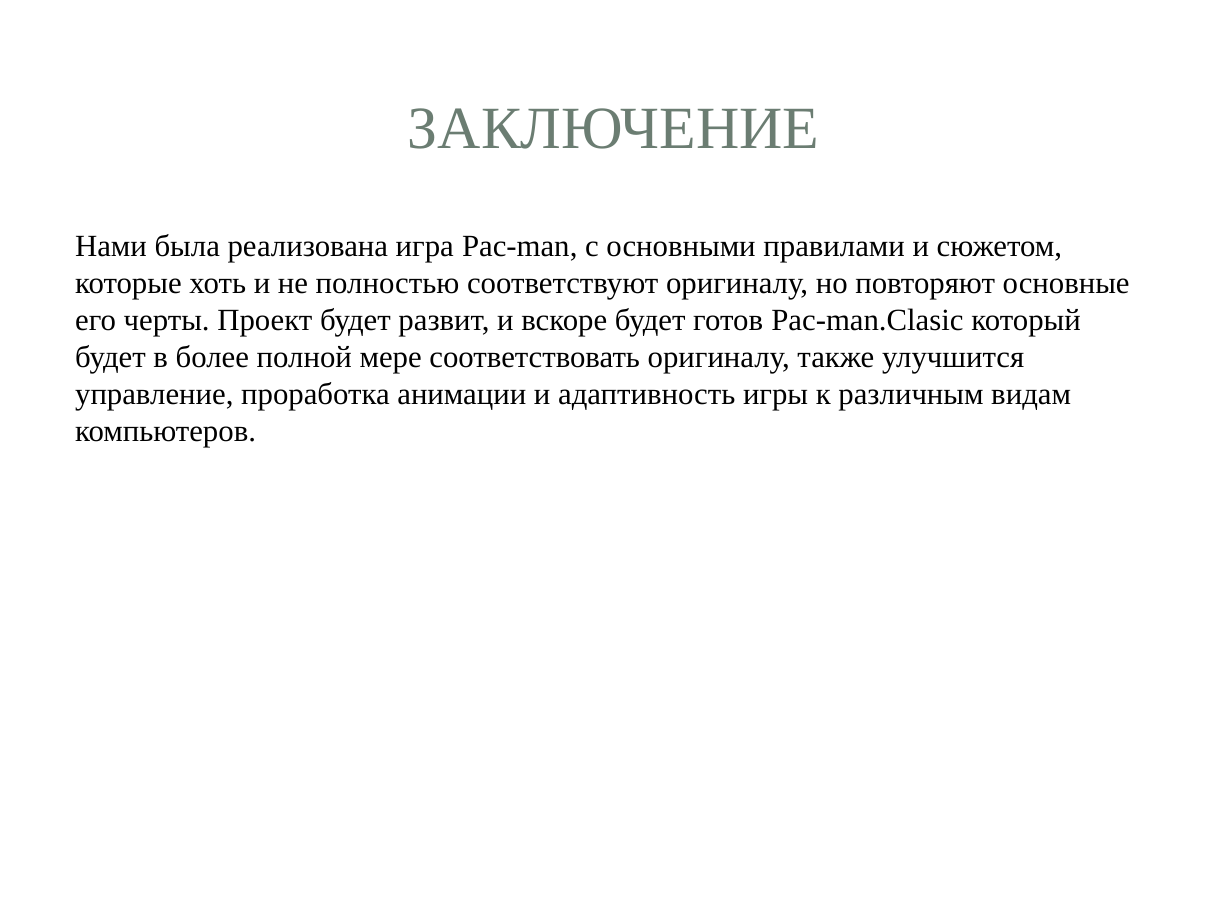
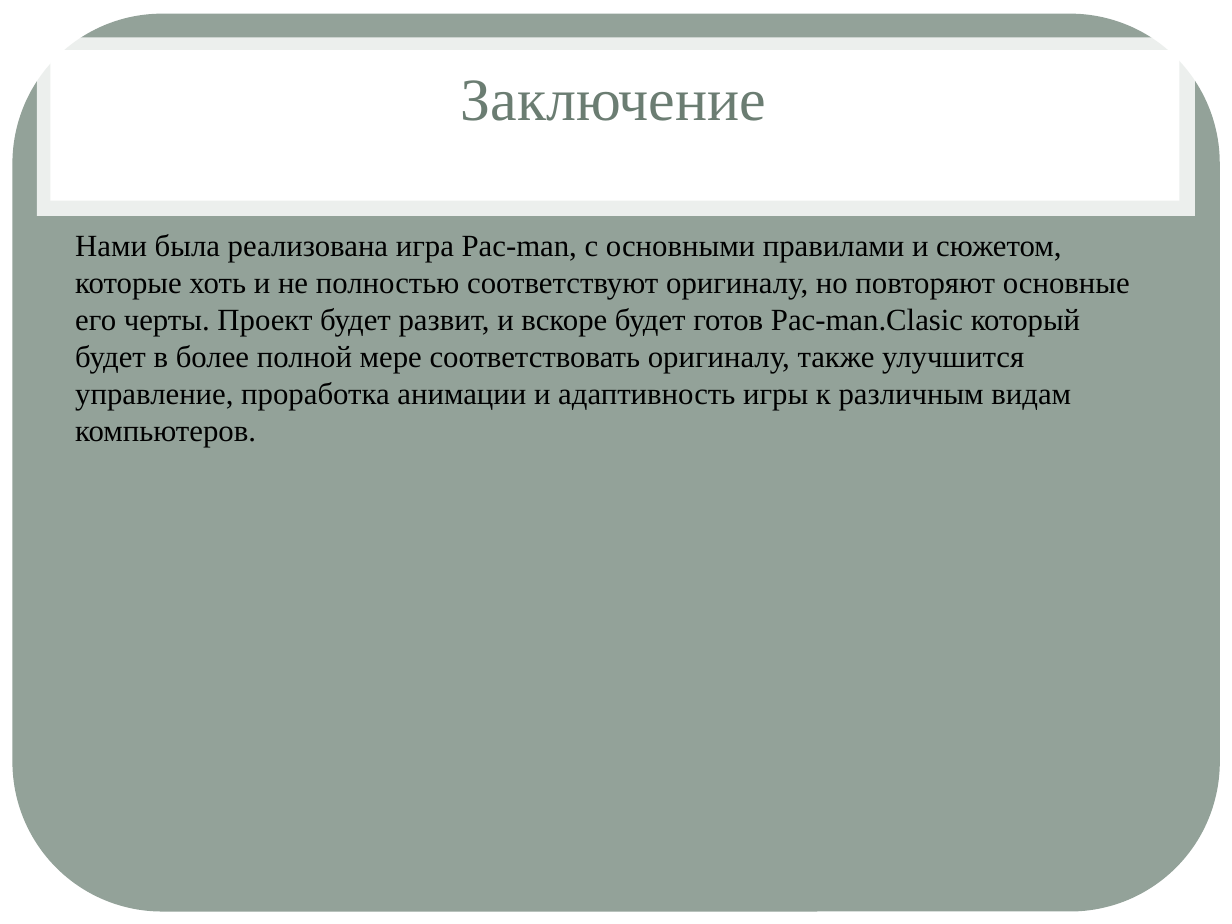
Before and after one commit to feodorrussia/Pacman, a slide deck: slide 6 of Pacman_game/материал/Pac-man.pptx. Drawn at 1232x924 pixels with LibreOffice and Linux fonts; fonts in the diff are those of the drawing; background and template pictures are left out. Boxes give left, top, right and bottom in pixels: in the first picture for what was removed or moved away, otherwise in the second. Text is boxed around its words. In the diff, an @@ line names an element or a change of style, - is before the commit and + after.

```diff
--- a/Pacman_game/материал/Pac-man.pptx
+++ b/Pacman_game/материал/Pac-man.pptx
@@ rounded rectangle at [12,14,1220,912]: fill #FFFFFF to #93A299; proportions changed @@
@@ title "Заключение" at [461,80,766,121]: vertical alignment middle to top @@
@@ title at [461,80,766,121]: text changed @@
-ЗАКЛЮЧЕНИЕ
+Заключение
```
Also in this commit, not shown: 8 other slides changed.
